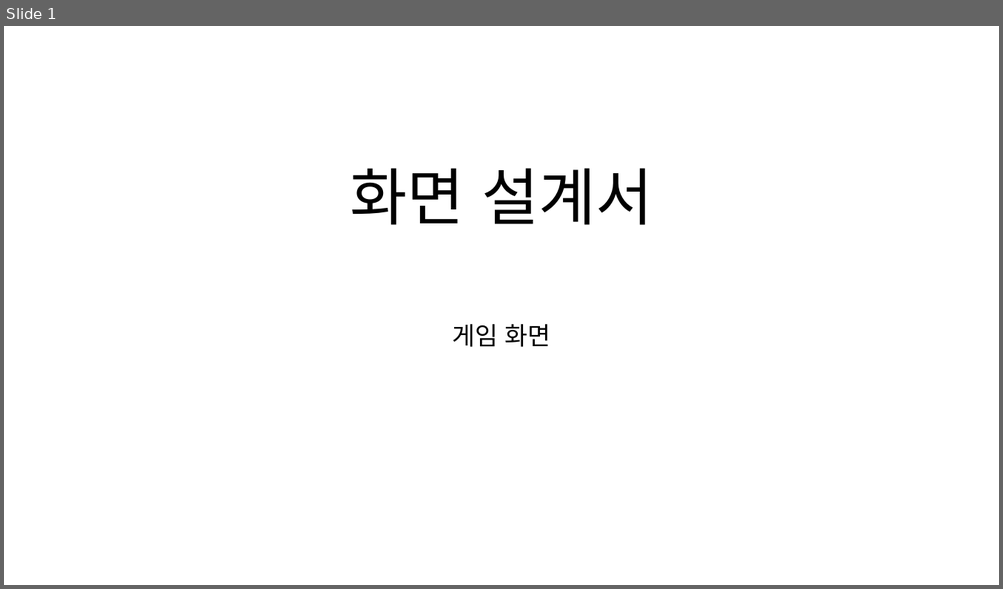
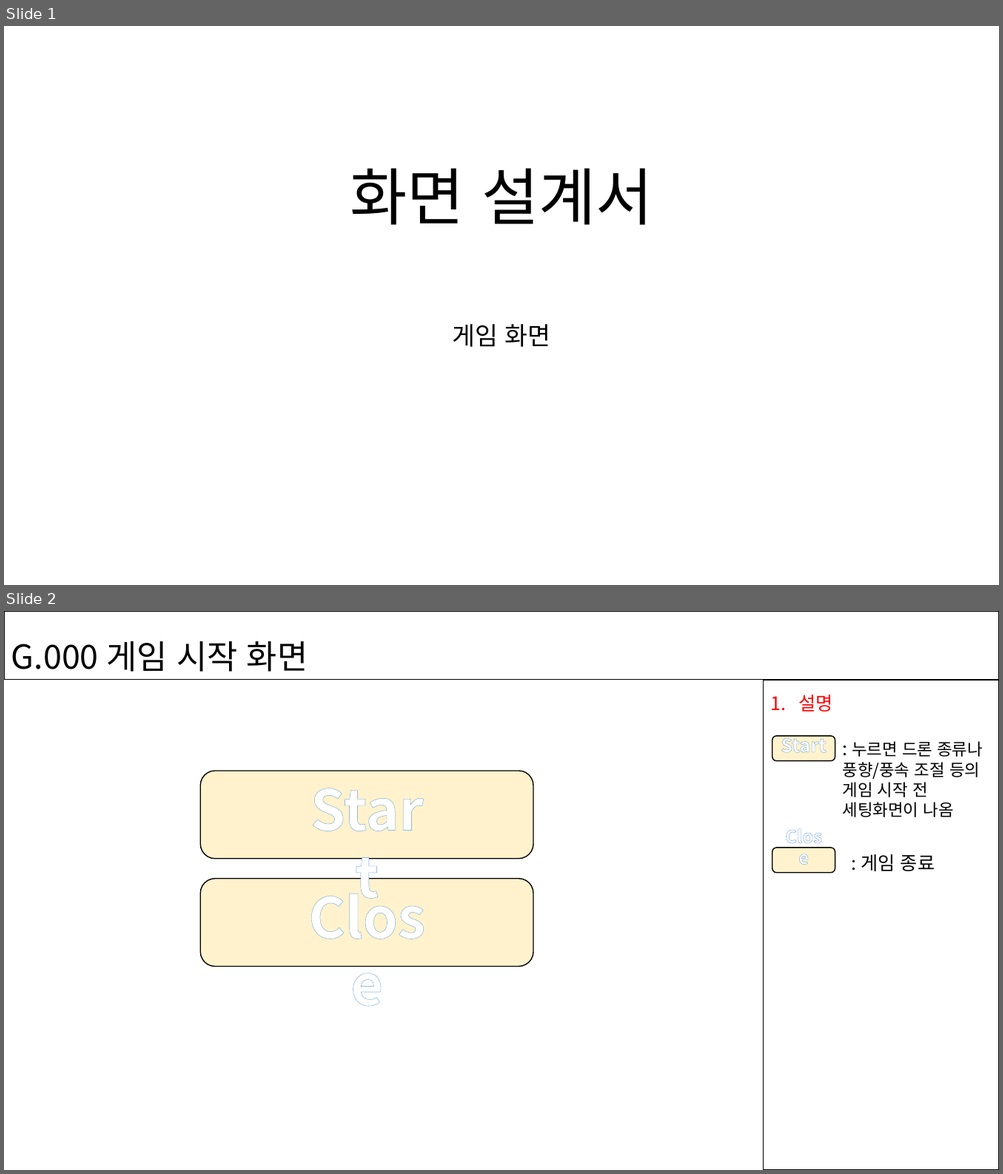
Before and after one commit to minwns11/WarDron, a slide deck: doc/게임화면(문혜원)/화면설계서_게임화면(문혜원).pptx. Shown one above the other, each under a label of ours: slide 1 before the commit, slides 1 and 2 after it. The pictures are 1003x589 and 1003x1174 pixels, drawn with LibreOffice and Linux fonts; fonts in the diff are those of the drawing. Boxes give left, top, right and bottom in pixels: in the first picture for what was removed or moved away, otherwise in the second. Text is boxed around its words. In the diff, an @@ line names an element or a change of style, - is before the commit and + after.

```diff
--- a/doc/게임화면(문혜원)/화면설계서_게임화면(문혜원).pptx
+++ b/doc/게임화면(문혜원)/화면설계서_게임화면(문혜원).pptx
@@ slide 2 added at (4, 611, 999, 1170), background #FFFFFF @@
@@ rectangle added at (4, 611, 999, 680), outline #000000 1 pt, 32 pt, text #000000 @@
+G.000 게임 시작 화면
@@ rectangle added at (762, 680, 999, 1170), outline #000000 1 pt @@
@@ text added at (798, 695, 832, 712), 18 pt, text #FF0000 @@
+1. 설명
@@ rounded rectangle added at (772, 735, 835, 761), fill #FFF2CC, outline #000000 1 pt, 18 pt, text #FFFFFF, bold @@
+Start
@@ text added at (842, 741, 982, 817), 16 pt, text #000000 @@
+: 누르면 드론 종류나 풍향/풍속 조절 등의 게임 시작 전 세팅화면이 나옴
@@ rounded rectangle added at (200, 771, 533, 859), fill #FFF2CC, outline #000000 1 pt @@
@@ text added at (295, 771, 438, 846), 54 pt, text #FFFFFF, bold @@
+Start
@@ rounded rectangle added at (772, 848, 835, 873), fill #FFF2CC, outline #000000 1 pt, 17 pt, text #FFFFFF, bold @@
+Close
@@ text added at (861, 854, 934, 871), 18 pt, text #000000 @@
+: 게임 종료
@@ rounded rectangle added at (200, 879, 533, 967), fill #FFF2CC, outline #000000 1 pt @@
@@ text added at (287, 879, 447, 954), 54 pt, text #FFFFFF, bold @@
+Close
```
Also in this commit, not shown: 4 slides changed.
